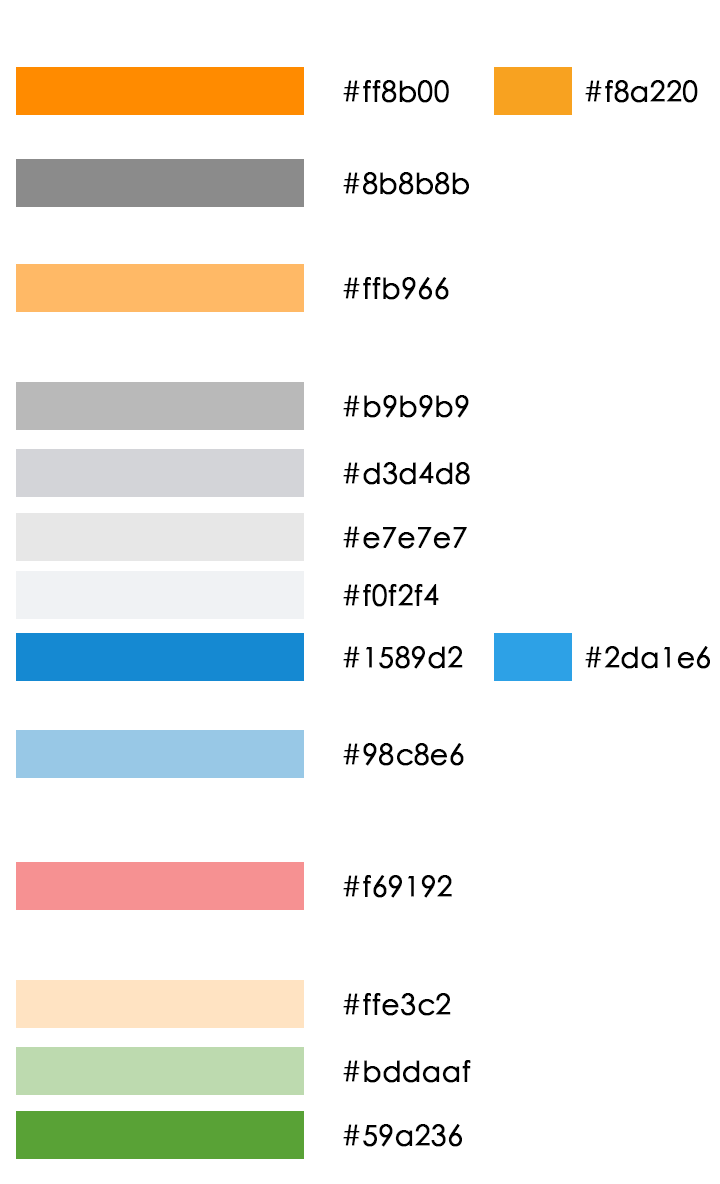
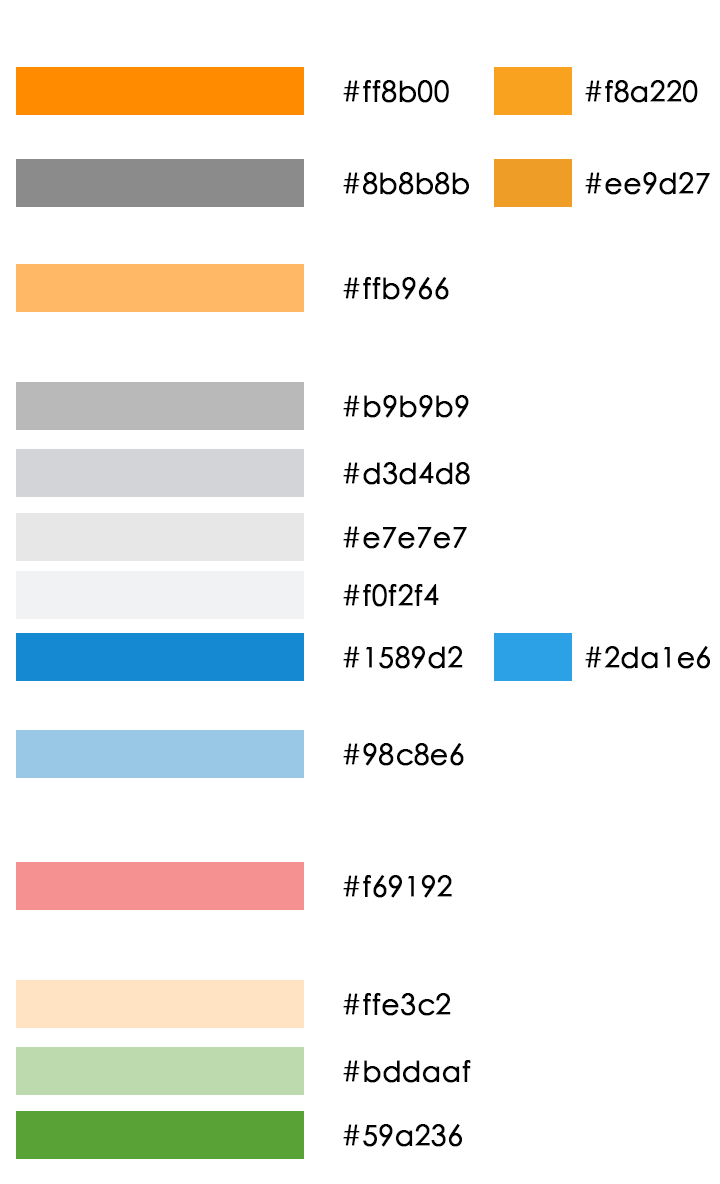
The second 720 x 1184 image is a revision of the first. Changes to its layers:
added group "组 1 拷贝 15" with 2 layers in group "组 3" over [494, 159, 710, 207]
added layer "#ee9d27" in group "组 1 拷贝 15" over [585, 172, 710, 195]
added layer "ee9d27" in group "组 1 拷贝 15" over [494, 159, 572, 207]
